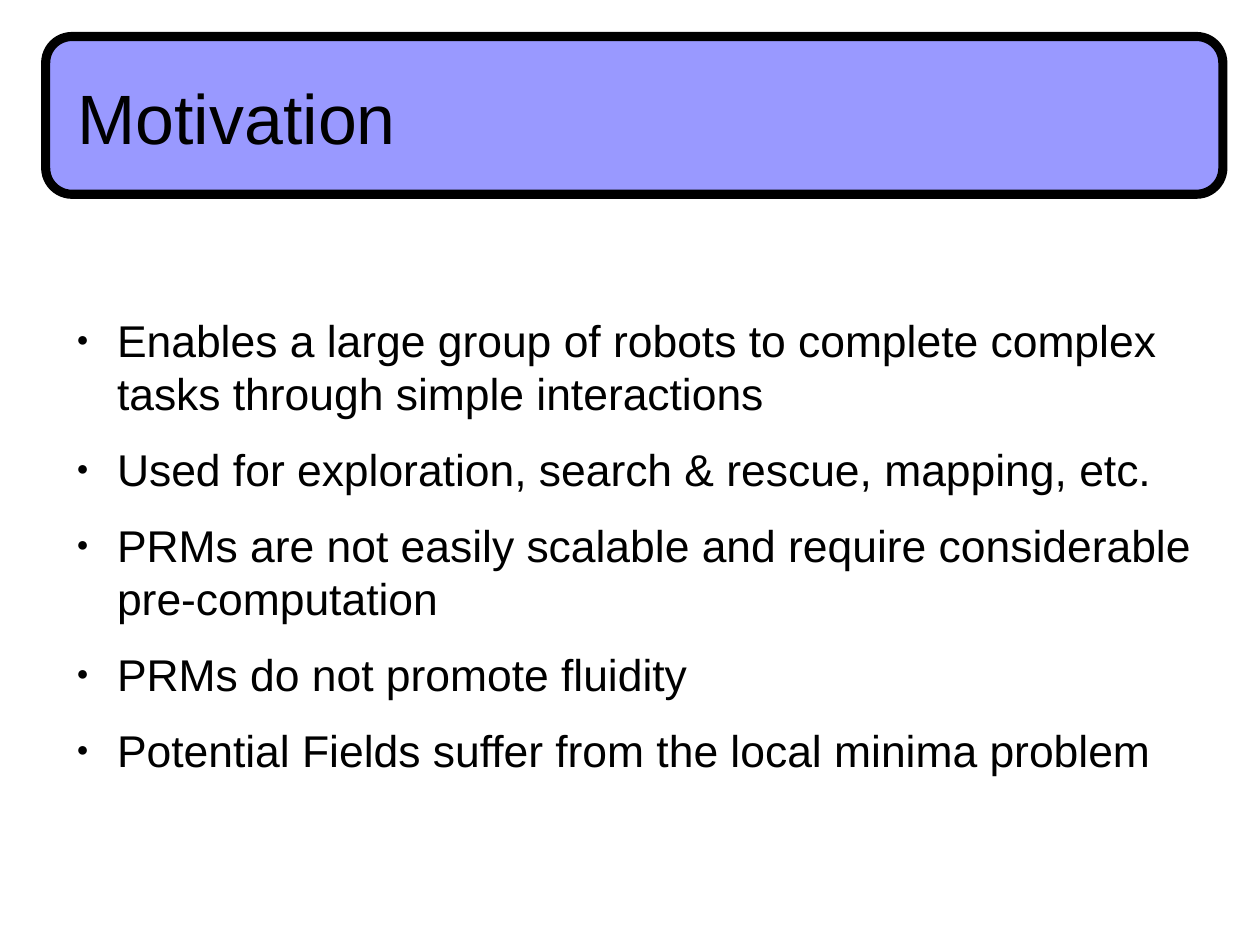
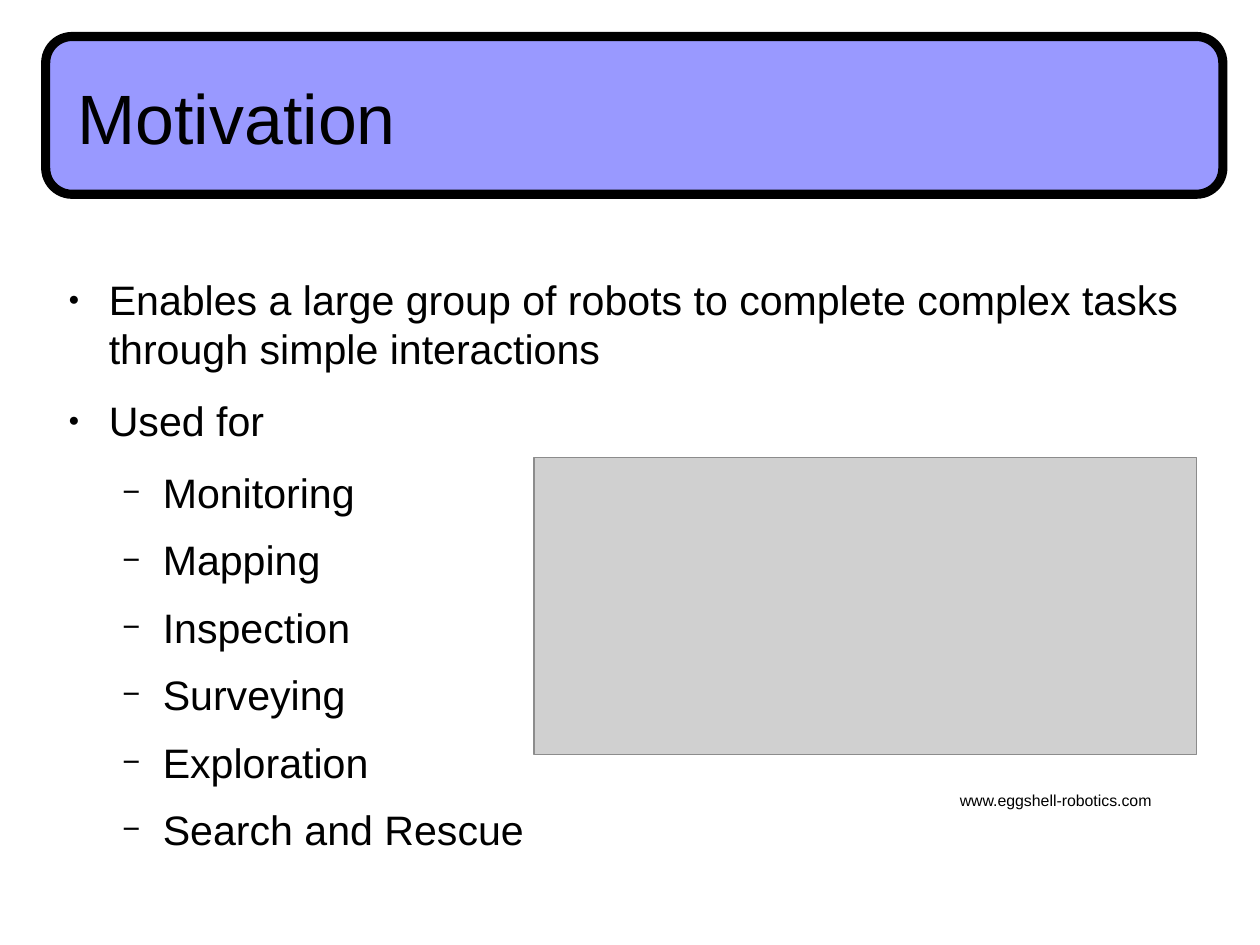
Before and after one commit to a20r/CRoPS, a slide deck: slide 2 of presentation/TalkTAROS2013.odp (slide 3 before the commit). Drawn at 1260x945 pixels with LibreOffice and Linux fonts; fonts in the diff are those of the drawing; grey boxes stand for pictures. Boxes give left, top, right and bottom in pixels: in the first picture for what was removed or moved away, otherwise in the second. Text is boxed around its words. In the diff, an @@ line names an element or a change of style, - is before the commit and + after.

```diff
--- a/presentation/TalkTAROS2013.odp
+++ b/presentation/TalkTAROS2013.odp
@@ text "Enables a large group of ...": place and size @@
-text "Enables a large group of ..." at (117,324,1191,776)
+text "Enables a large group of ..." at (109,285,1178,846)
@@ text at (109,285,1178,373): size 28 to 25.9 pt in "Enables a large group of robots to ..." @@
@@ text at (109,406,523,846): text changed; size 28 to 25.9 pt @@
-● Used for exploration, search & rescue, mapping, etc.
-● PRMs are not easily scalable and require considerable pre-computation
-● PRMs do not promote fluidity
-● Potential Fields suffer from the local minima problem
+● Used for
+  − Monitoring
+  − Mapping
+  − Inspection
+  − Surveying
+  − Exploration
+  − Search and Rescue
@@ picture added at (534,457,1197,755) @@
@@ text added at (960,794,1152,810), 10 pt, text #000000 @@
+www.eggshell-robotics.com
```
Also in this commit, not shown: 6 other slides changed, 6 slides added, 1 slide removed, 4 other files.
